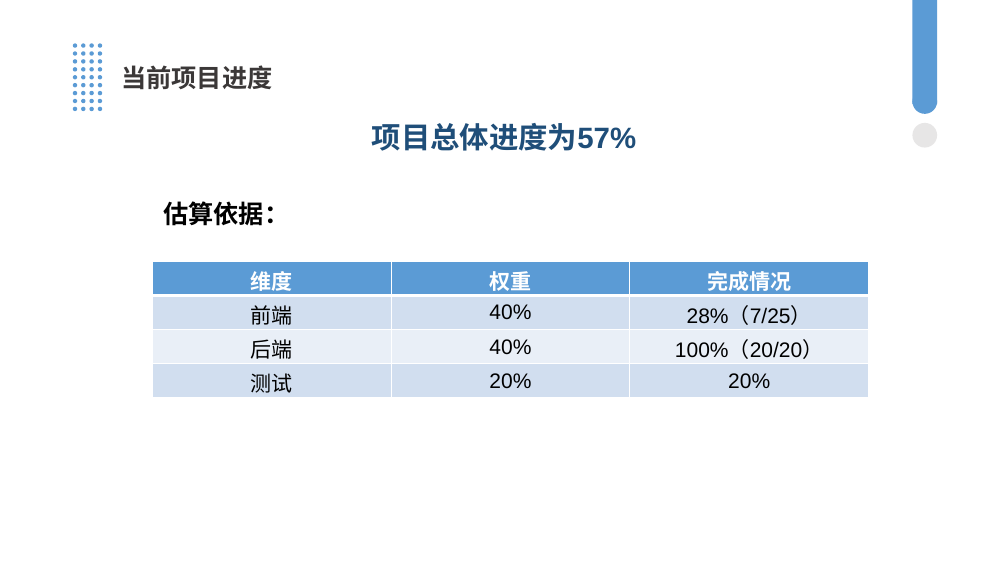
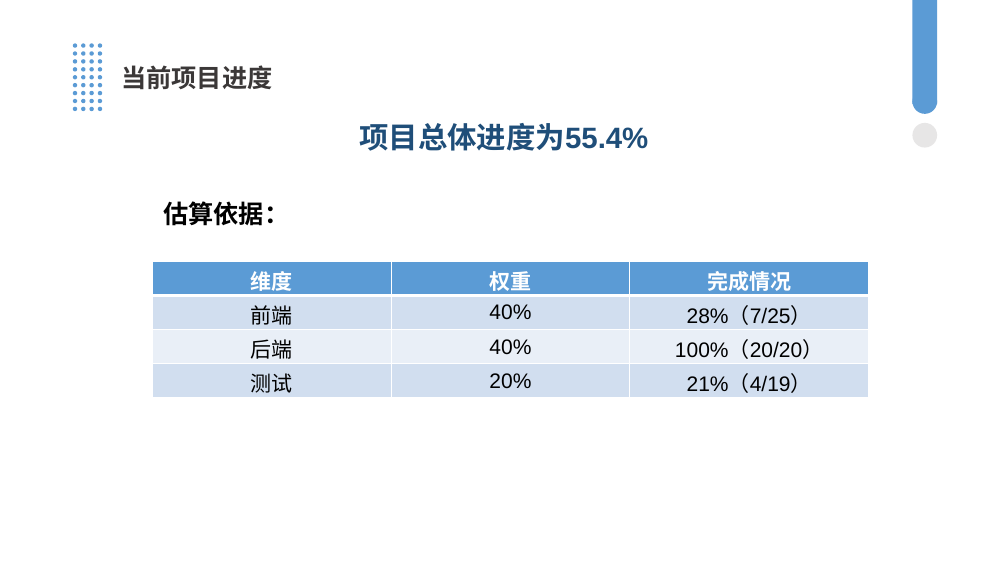
Before and after one commit to Starmoon30/Random-Shop, a slide deck: slide 5 of 第四次阶段性评审PPT.pptx. Drawn at 1008x567 pixels with LibreOffice and Linux fonts; fonts in the diff are those of the drawing. Boxes give left, top, right and bottom in pixels: in the first picture for what was removed or moved away, otherwise in the second. Text is boxed around its words. In the diff, an @@ line names an element or a change of style, - is before the commit and + after.

```diff
--- a/第四次阶段性评审PPT.pptx
+++ b/第四次阶段性评审PPT.pptx
@@ text at bbox=[360, 123, 649, 151]: text changed @@
-项目总体进度为57%
+项目总体进度为55.4%
@@ table at bbox=[153, 262, 870, 466] @@
-row 4, column 3: 20%
+row 4, column 3: 21%（4/19）
```
Also in this commit, not shown: 3 other slides changed, 6 other files.
